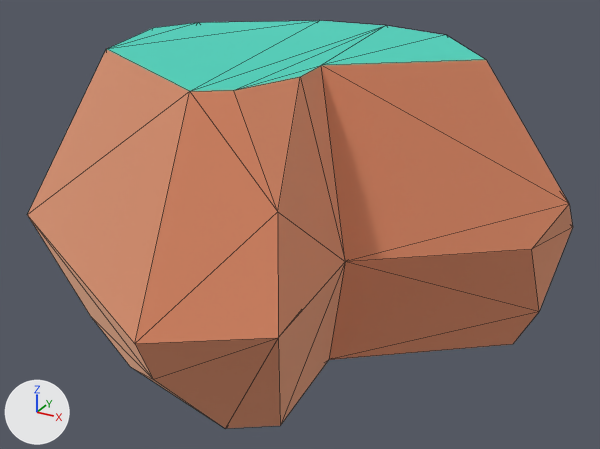
What one commit did to the glTF model packs/nature-kit/rock-larged.glb.
Both versions are drawn from a 50 mm lens placed at (0.785, -1.325, 0.842), pointed at (0.055, 0.002, 0.179). Lighting does not change. The marker at lower left points along +X, +Y and +Z. The first picture is the older version. Mesh edges are drawn as thin lines. Where no turn or scale is listed for an object, it has been applied to the vertices.

Before the edit, the objects in view are built like this:
```python
mat_dirt = principled_material('dirt')
mat_dirt.base_color = (0.886, 0.514, 0.341)  # beige #f2be9e
mat_dirt.metallic = 1.0
mat_dirt.roughness = 1.0
mat_grass = principled_material('grass')
mat_grass.base_color = (0.173, 0.847, 0.722)  # cyan #73eddd
mat_grass.metallic = 1.0
mat_grass.roughness = 1.0
me_mesh_rock_larged = bpy.data.meshes.new('Mesh rock_largeD')
me_mesh_rock_larged.from_pydata(...)  # 38 vertices, 80 faces; spans x -0.534..0.534, y -0.515..0.515, z 0.0..0.568
# faces by material slot: [63, 9, 8]
me_mesh_rock_larged.materials.append(mat_dirt)  # beige #f2be9e
me_mesh_rock_larged.materials.append(mat_grass)  # cyan #73eddd
me_mesh_rock_larged.materials.append(mat_defaultmat)  # white #ffffff
ob_rock_larged = bpy.data.objects.new('rock_largeD', me_mesh_rock_larged)
ob_rock_larged.location = (0.0, 0.0, -0.05)
```
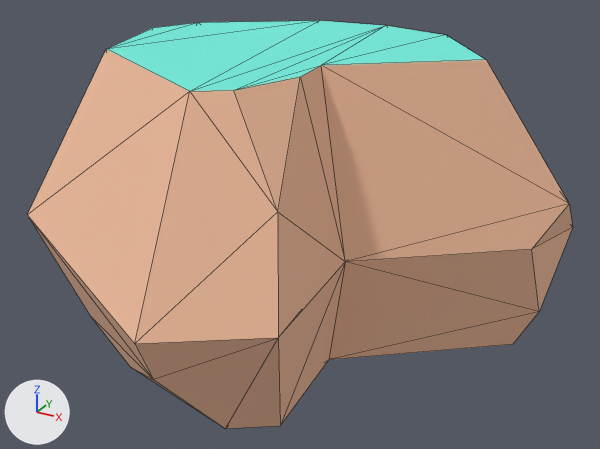
The edits, one by one:
In material 'dirt' (mat_dirt), metallic goes from 1.0 to 0.0.
In material 'grass' (mat_grass), metallic goes from 1.0 to 0.0.
Object 'tmpParent' (ob_tmpparent) is deleted.

Where the change shows, as pixel boxes [x1, y1, x2, y2] in the pictures (600 x 449 px):
'rock_largeD', surface changed: [27, 21, 573, 428] in both
